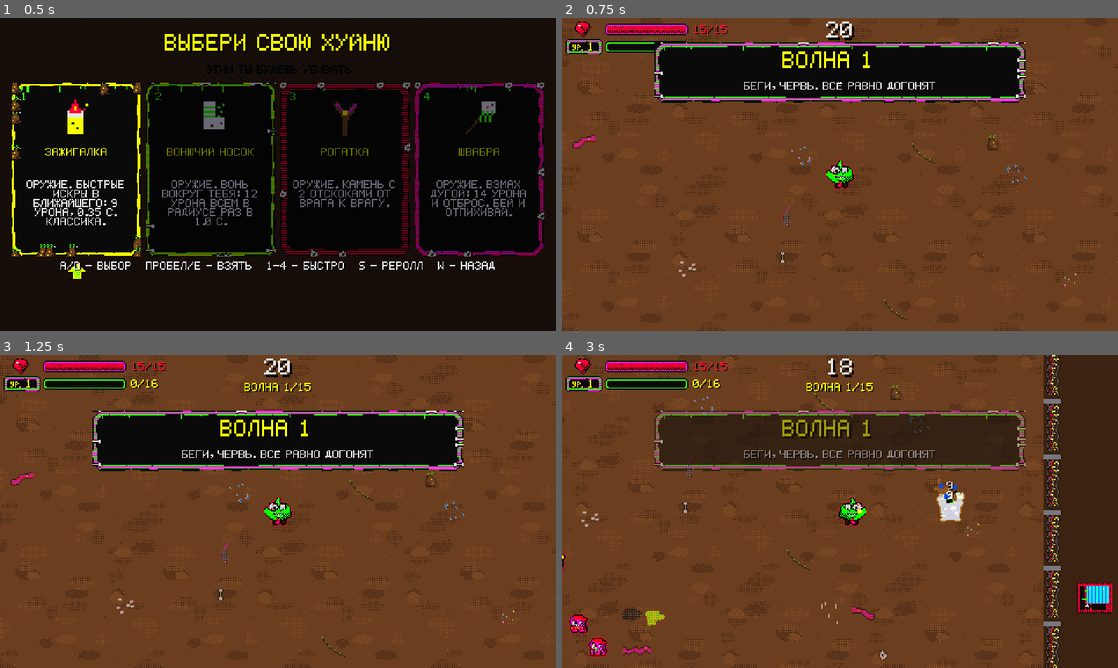
Above: before the commit, frames 1-4 (two rows, left to right).
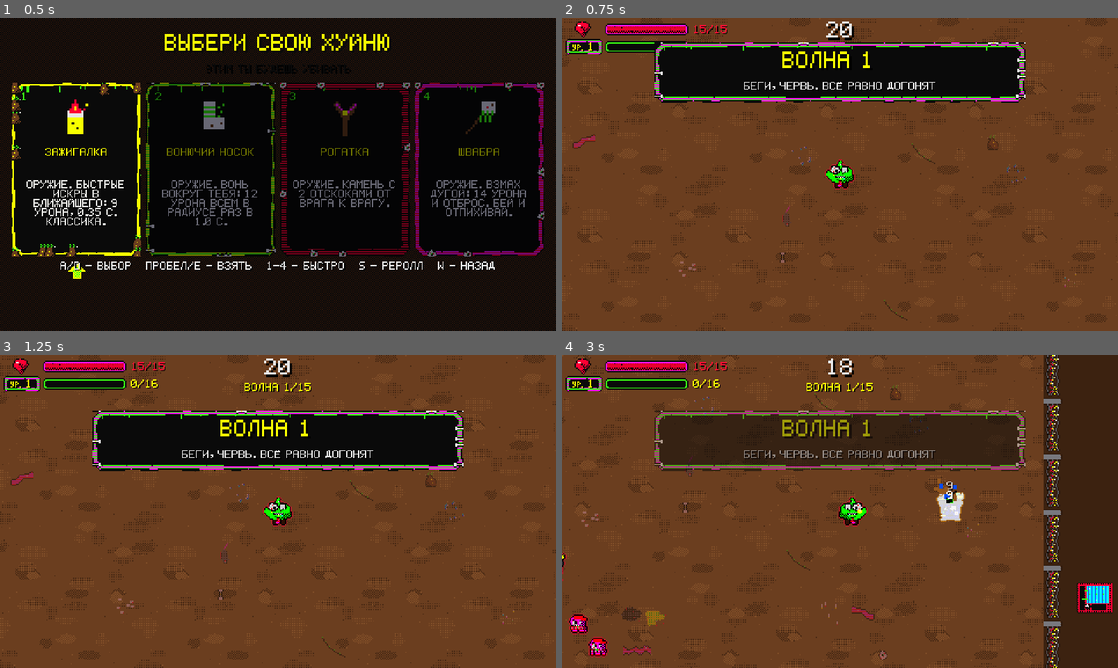
Above: after the commit, the same moments.

Repository: Gepackstuck/Stinky_Dumpster_Survivors
Game: Godot game, scene res://scenes/levels/main.tscn
The game is run twice, just before and just after one commit, with the same random seed, the same clock (stepped at 60 frames per second) and the same inputs.
Inputs (mouse positions are in pixels of both pictures, inside the frame that each line leads up to):
- Up to frame 1 (0.5 s): no input
- Up to frame 2 (0.75 s): click "1" at 0.5 s
- Up to frame 3 (1.25 s): no input
- Up to frame 4 (3 s): tap Enter at 1.25 s; move the mouse to (962, 495) at 1.27 s; hold D (move_right) 1.28-2.03 s; tap R at 1.35, 2.85 s; tap Space (ui_accept) at 1.52, 2.27 s; move the mouse to (728, 527) at 2.02 s; hold S (move_down) 2.03-2.78 s; tap F at 2.1 s; move the mouse to (895, 442) at 2.77 s; hold D (move_right) from 2.78 s (still down)

Frame 1 is identical in both runs. In frame 2, 0.2% of the frame differs, in the area x 2-93%, y 37-96%; in frame 3, 0.2%; in frame 4, 0.4%, in the area x 3-75%, y 9-98%.

Commit message:
fix: декали пола приглушены, чтобы не путались с опытом
Co-Authored-By: Claude Sonnet 5.5 <noreply@anthropic.com>
Claude-Session: https://claude.ai/code/session_01GvQcLtpmeq9xDjqGAM3qCT

Diff:
--- a/scripts/levels/ground.gd
+++ b/scripts/levels/ground.gd
@@ -4,7 +4,8 @@
 
 const DECALS: Texture2D = preload("res://assets/sprites/ground_decals.png")
 const CELL: float = 24.0
-const DECAL_ALPHA: float = 0.6
+const DECAL_ALPHA: float = 0.45
+const DECAL_TINT: Color = Color(0.85, 0.6, 0.68)  # приглушает зелёное: декали не должны путаться с опытом
 
 
 func _ready() -> void:
@@ -23,7 +24,7 @@
 		decal.flip_h = randf() < 0.5
 		decal.flip_v = randf() < 0.5
 		decal.rotation = (PI * 0.5) * randi_range(0, 3)
-		decal.modulate = Color(1.0, 1.0, 1.0, DECAL_ALPHA)
+		decal.modulate = Color(DECAL_TINT, DECAL_ALPHA)
 		decal.position = Vector2(randf_range(0.0, arena), randf_range(0.0, arena)).round()
 		add_child(decal)
 
@@ -38,6 +39,6 @@
 	decal.region_rect = Rect2(Vector2(randi_range(0, kinds - 1) * CELL, 0.0), Vector2(CELL, CELL))
 	decal.flip_h = randf() < 0.5
 	decal.rotation = (PI * 0.5) * randi_range(0, 3)
-	decal.modulate = Color(1.0, 1.0, 1.0, 0.95)
+	decal.modulate = Color(DECAL_TINT, 0.8)
 	decal.position = to_local(at).round()
 	add_child(decal)
